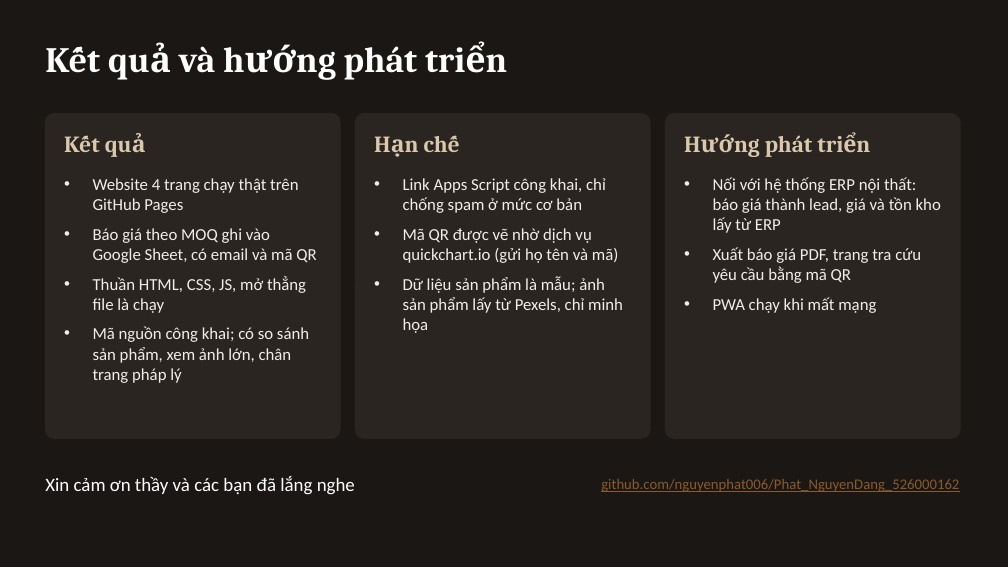
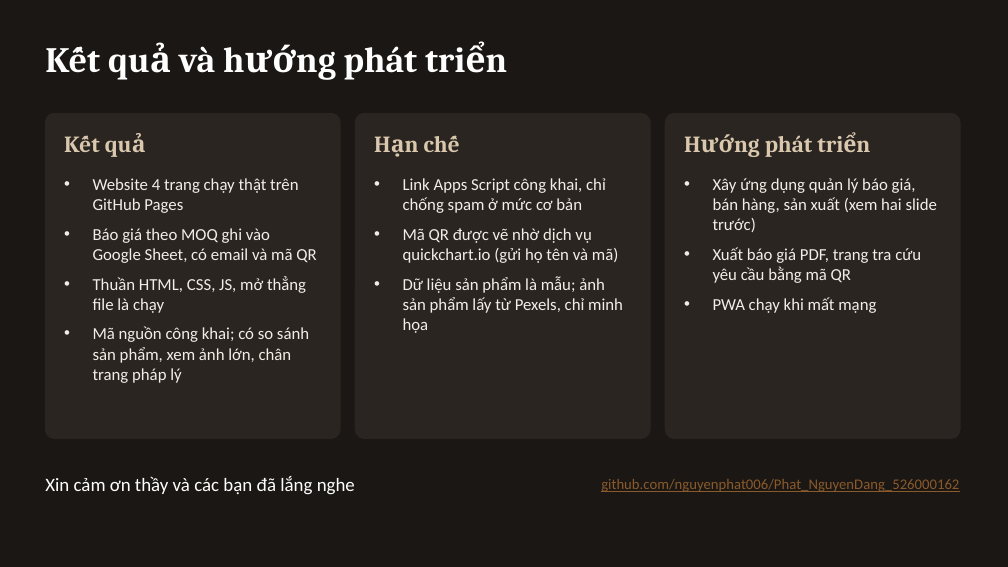
Before and after one commit to nguyenphat006/Phat_NguyenDang_526000162, a slide deck: slide 20 of docs/Ericss-Furniture-BaoCao.pptx (slide 18 before the commit). Drawn at 1008x567 pixels with LibreOffice and Linux fonts; fonts in the diff are those of the drawing. Boxes give left, top, right and bottom in pixels: in the first picture for what was removed or moved away, otherwise in the second. Text is boxed around its words. In the diff, an @@ line names an element or a change of style, - is before the commit and + after.

```diff
--- a/docs/Ericss-Furniture-BaoCao.pptx
+++ b/docs/Ericss-Furniture-BaoCao.pptx
@@ text at bbox=[713, 178, 937, 232]: text changed @@
-• Nối với hệ thống ERP nội thất: báo giá thành lead, giá và tồn kho lấy từ ERP
+• Xây ứng dụng quản lý báo giá, bán hàng, sản xuất (xem hai slide trước)
```
Also in this commit, not shown: 1 other slide changed, 2 slides added, 5 other files.
